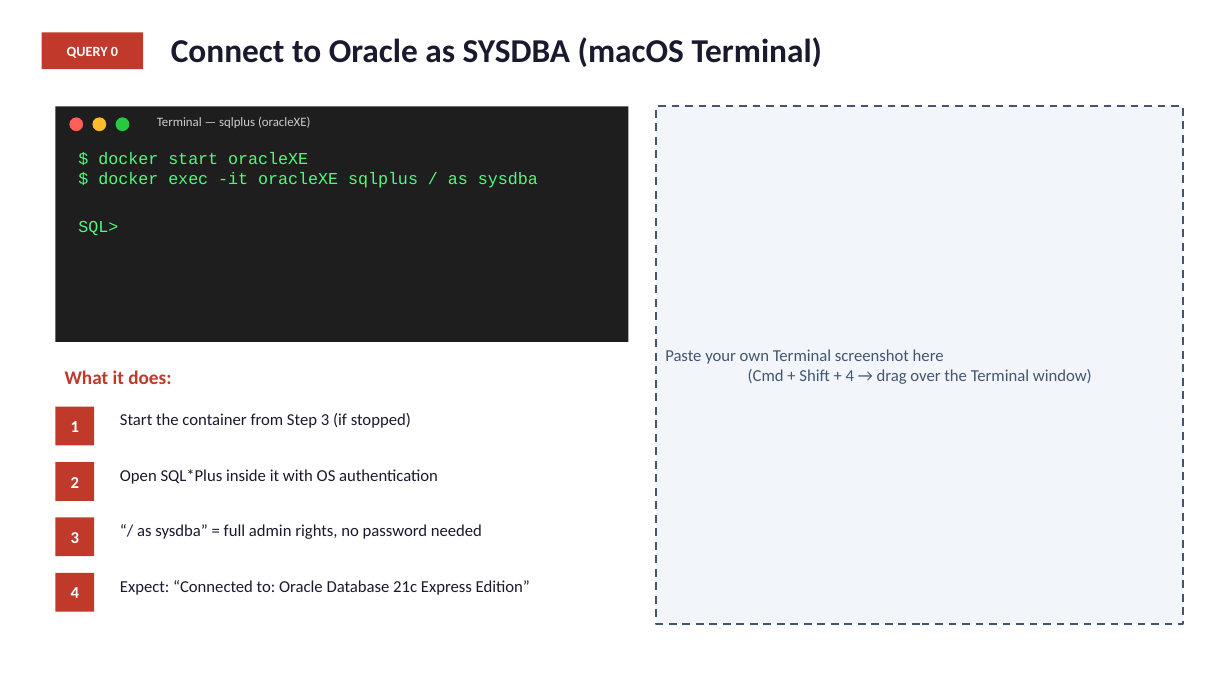
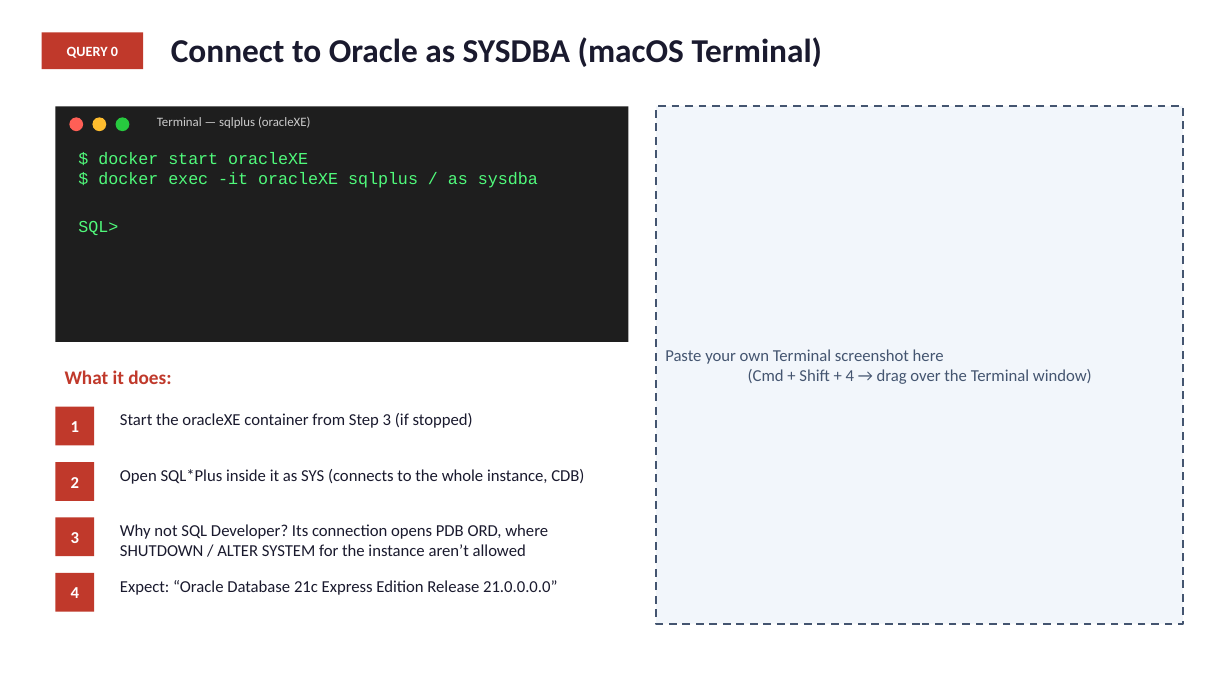
Before and after one commit to mashinsp/motiondesign, a slide deck: slide 16 of SQL_Developer_Installation_updated.pptx. Drawn at 1232x693 pixels with LibreOffice and Linux fonts; fonts in the diff are those of the drawing. Boxes give left, top, right and bottom in pixels: in the first picture for what was removed or moved away, otherwise in the second. Text is boxed around its words. In the diff, an @@ line names an element or a change of style, - is before the commit and + after.

```diff
--- a/SQL_Developer_Installation_updated.pptx
+++ b/SQL_Developer_Installation_updated.pptx
@@ text at (120, 413, 473, 428): text changed @@
-Start the container from Step 3 (if stopped)
+Start the oracleXE container from Step 3 (if stopped)
@@ text at (120, 469, 584, 484): text changed @@
-Open SQL*Plus inside it with OS authentication
+Open SQL*Plus inside it as SYS (connects to the whole instance, CDB)
@@ text at (120, 524, 548, 556): text changed @@
-“/ as sysdba” = full admin rights, no password needed
+Why not SQL Developer? Its connection opens PDB ORD, where SHUTDOWN / ALTER SYSTEM for the instance aren’t allowed
@@ text at (120, 580, 557, 595): text changed @@
-Expect: “Connected to: Oracle Database 21c Express Edition”
+Expect: “Oracle Database 21c Express Edition Release 21.0.0.0.0”
```
Also in this commit, not shown: 5 other slides changed.
